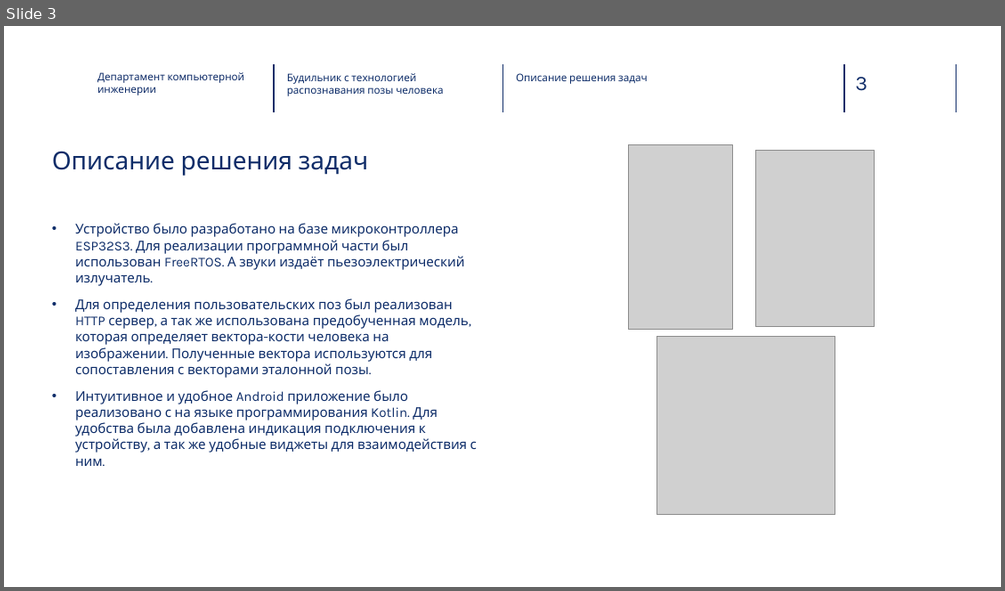
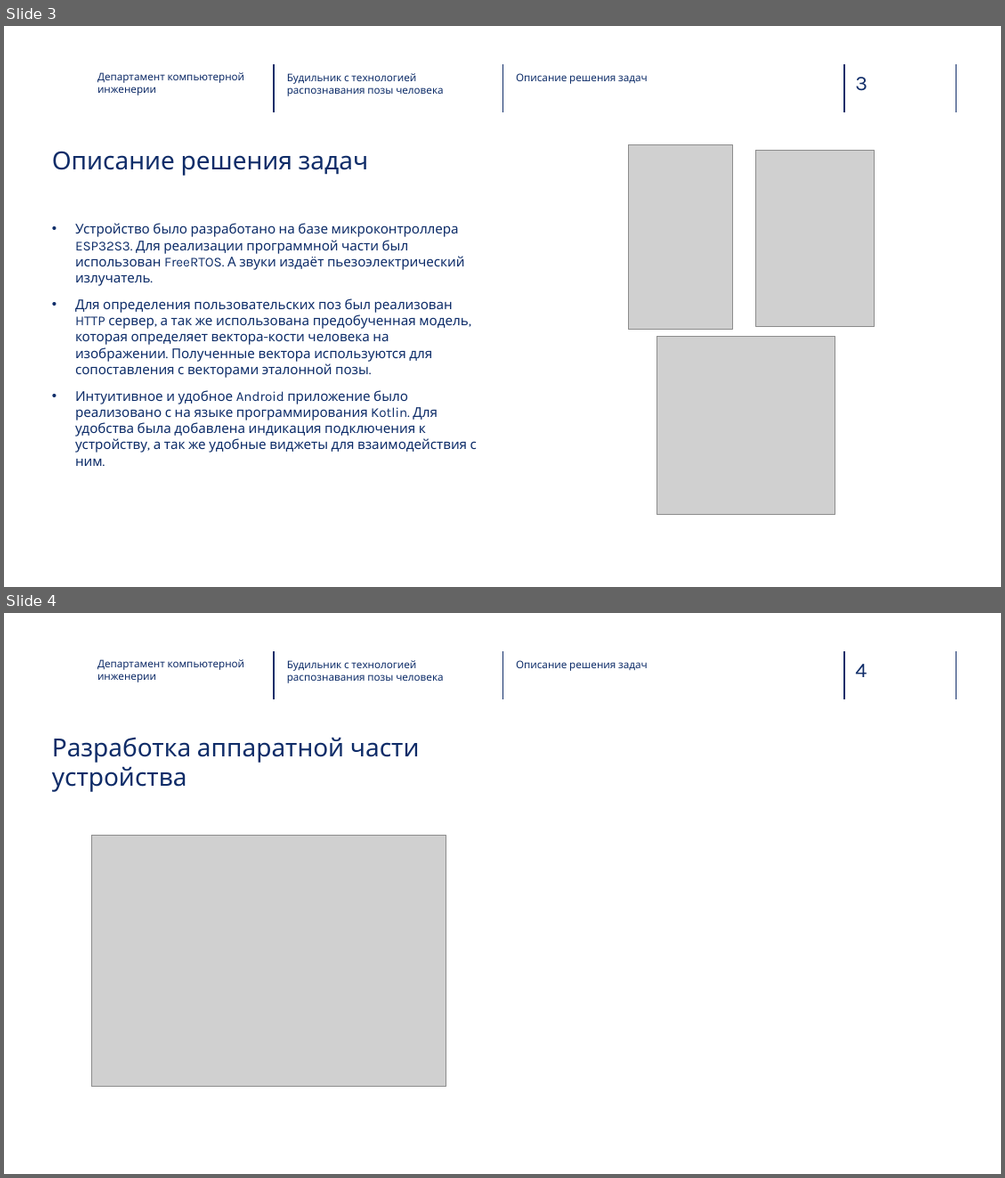
Before and after one commit to SynKolbasyn/alarm_clock, a slide deck: docs/alarm_clock.pptx. Shown one above the other, each under a label of ours: slide 3 before the commit, slides 3 and 4 after it. The pictures are 1005x591 and 1005x1178 pixels, drawn with LibreOffice and Linux fonts; fonts in the diff are those of the drawing; grey boxes stand for pictures; background and template pictures are left out. Boxes give left, top, right and bottom in pixels: in the first picture for what was removed or moved away, otherwise in the second. Text is boxed around its words. In the diff, an @@ line names an element or a change of style, - is before the commit and + after.

```diff
--- a/docs/alarm_clock.pptx
+++ b/docs/alarm_clock.pptx
@@ slide 4 added at (x1=4, y1=613, x2=1001, y2=1174), background picture (left out); not listed: 5 template elements that a slide beside it also shows @@
@@ text added at (x1=97, y1=659, x2=245, y2=682), 10 pt, text #0F2C68 @@
+Департамент компьютерной инженерии
@@ text added at (x1=287, y1=660, x2=443, y2=683), 10 pt, text #0E2D69 @@
+Будильник с технологией распознавания позы человека
@@ text added at (x1=516, y1=660, x2=647, y2=671), 10 pt, text #0E2D69 @@
+Описание решения задач
@@ title added at (x1=52, y1=737, x2=420, y2=792), 24 pt, text #0F2C68 @@
+Разработка аппаратной части устройства
@@ picture added at (x1=91, y1=835, x2=446, y2=1086) @@
```
Also in this commit, not shown: 3 slides changed.
